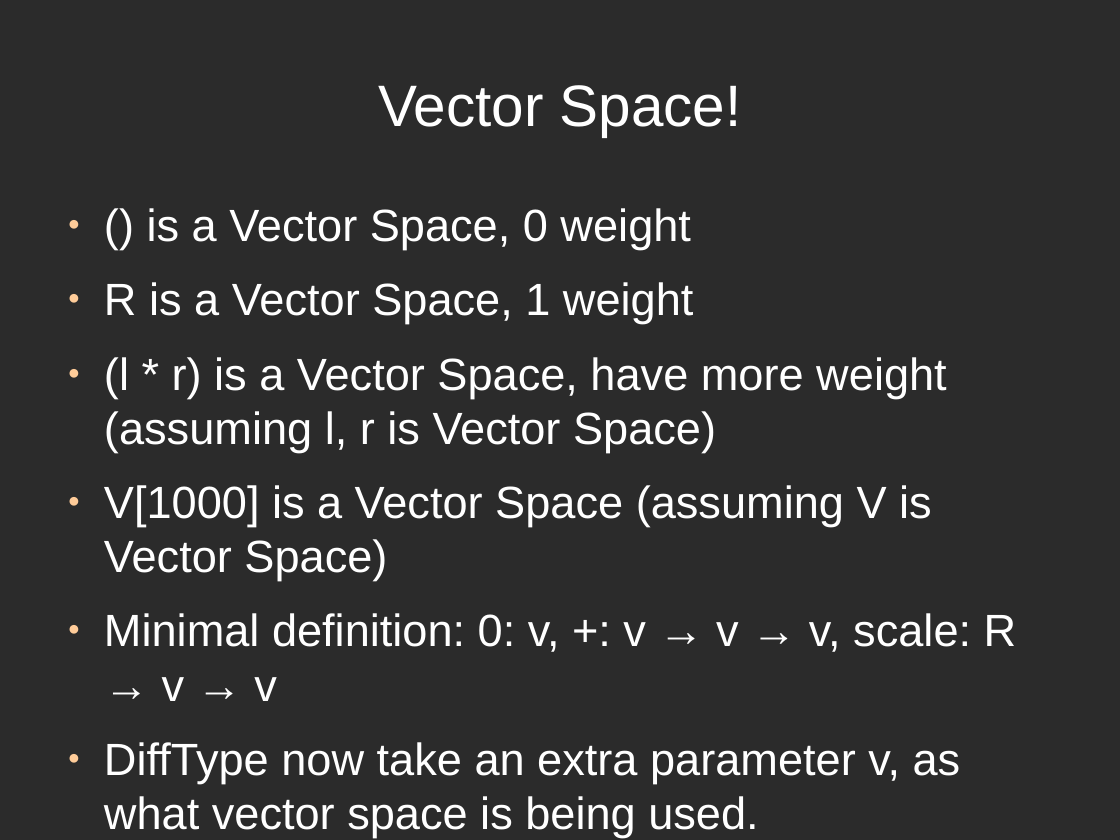
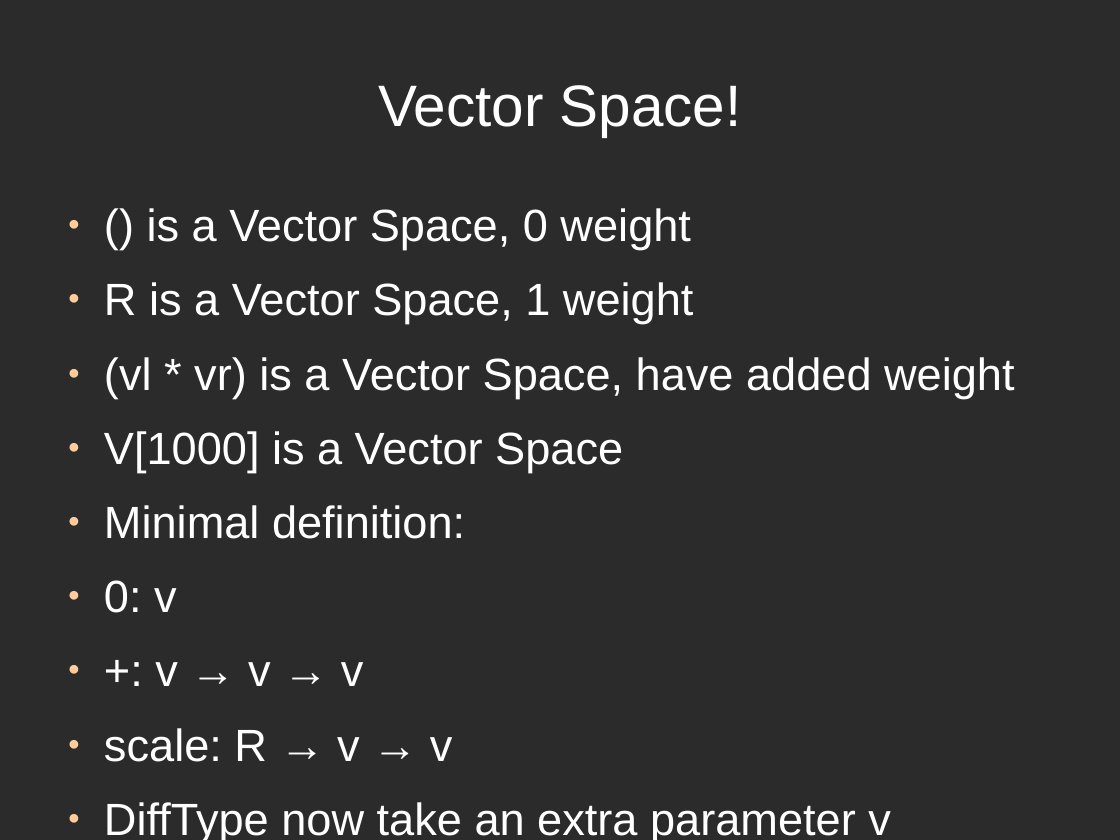
Before and after one commit to ThoughtWorksInc/DeepDarkFantasy, a slide deck: slide 24 of Talk.odp (slide 19 before the commit). Drawn at 1120x840 pixels with LibreOffice and Linux fonts; fonts in the diff are those of the drawing; background and template pictures are left out; a plain dark background stands for a picture behind light text. Boxes give left, top, right and bottom in pixels: in the first picture for what was removed or moved away, otherwise in the second. Text is boxed around its words. In the diff, an @@ line names an element or a change of style, - is before the commit and + after.

```diff
--- a/Talk.odp
+++ b/Talk.odp
@@ text at [104, 357, 1014, 840]: text changed @@
-● (l * r) is a Vector Space, have more weight (assuming l, r is Vector Space)
-● V[1000] is a Vector Space (assuming V is Vector Space)
-● Minimal definition: 0: v, +: v → v → v, scale: R → v → v
-● DiffType now take an extra parameter v, as what vector space is being used.
+● (vl * vr) is a Vector Space, have added weight
+● V[1000] is a Vector Space
+● Minimal definition:
+● 0: v
+● +: v → v → v
+● scale: R → v → v
+● DiffType now take an extra parameter v
```
Also in this commit, not shown: 26 other slides changed, 9 slides added, 1 slide removed.
